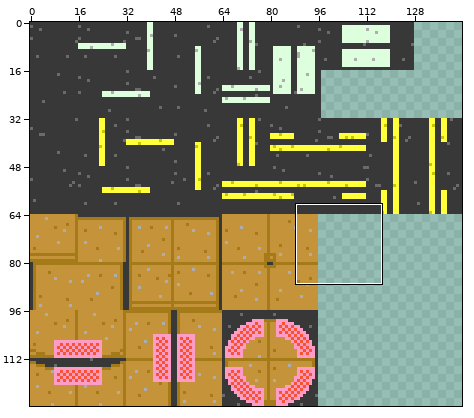
Two versions of one sprite sheet, Assets/Graphics/Tilesets/Outdoor/RoadSidewalkTileset.png. Above, an overview of the earlier version with the close-up marked.
Close-up. Earlier state:
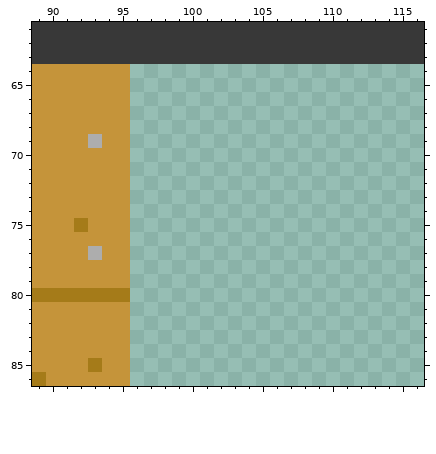
The file is 144x128 pixels. Shown: x 89..116, y 61..86.
After the commit:
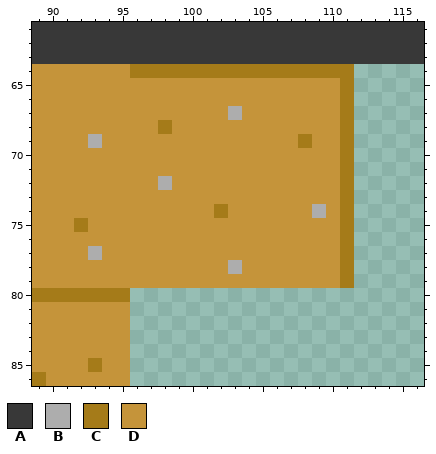
Palette (. is transparent): A #383838  B #adadad  C #a57b19  D #c5943a
Message: Finished basic tilesets and started building final Road
Change:
Colour B is added in row 67 at x 103; in row 72 at x 98; in row 74 at x 109; in row 78 at x 103.
Colour C is added in row 64 at x 96 to 111; in rows 65 to 67 at x 111; in row 68 at x 98 and 111; in row 69 at x 108 and 111; in rows 70 to 73 at x 111; in row 74 at x 102 and 111.
Colour C is added in rows 75 to 79 at x 111.
Colour D is added in rows 65 to 66 at x 96 to 110; in row 67 at x 96 to 102 and 104 to 110; in row 68 at x 96 to 97 and 99 to 110; in row 69 at x 96 to 107 and 109 to 110; in rows 70 to 71 at x 96 to 110; in row 72 at x 96 to 97 and 99 to 110.
Colour D is added in row 73 at x 96 to 110; in row 74 at x 96 to 101, 103 to 108 and 110; in rows 75 to 77 at x 96 to 110; in row 78 at x 96 to 102 and 104 to 110; in row 79 at x 96 to 110.
Pixel boxes of the changes (left, top, right, bottom) in both close-ups:
added: (130, 64, 354, 288)
